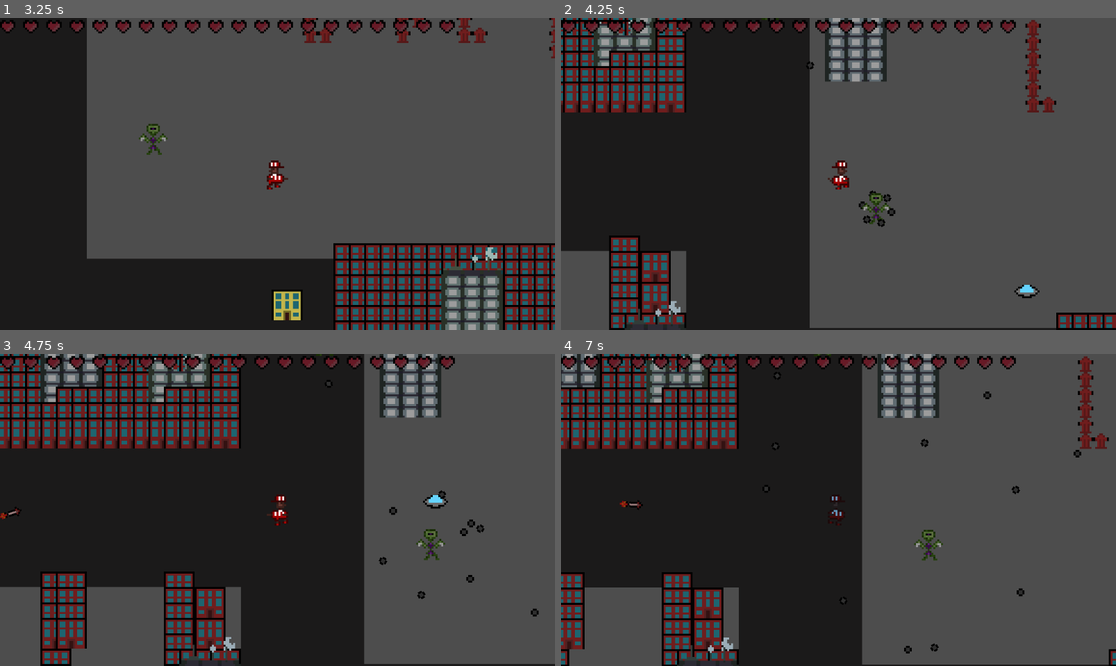
Above: before the commit, frames 1-4 (two rows, left to right).
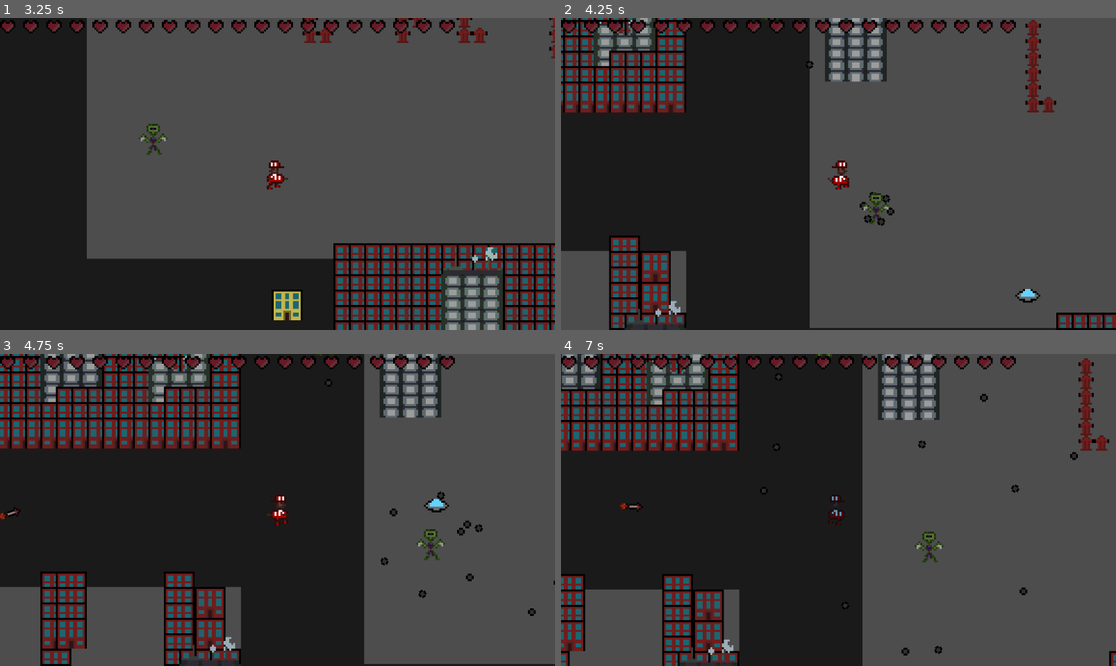
Above: after the commit, the same moments.

Repository: Lila-Kuhlt/Close-Encounters-of-the-Jeff-Kind
Game: Godot game, scene res://scenes/UI/TitleScreen.tscn
The game is run twice, just before and just after one commit, with the same random seed, the same clock (stepped at 60 frames per second) and the same inputs. Before the commit the project starts from res://scenes/World.tscn.
Inputs:
- Up to frame 1 (3.25 s): tap Enter at 0.5 s; hold D (right) 0.53-1.28 s; hold S (down) 1.28-2.03 s; hold D (right) 2.03-2.78 s; hold W (up) from 2.78 s (still down)
- Up to frame 2 (4.25 s): release W (up) at 3.53 s; hold A (left) from 3.53 s (still down)
- Up to frame 3 (4.75 s): keep holding A (left)
- Up to frame 4 (7 s): release A (left) at 5.03 s; hold S (down) 5.03-5.78 s; hold D (right) 5.78-6.53 s; hold W (up) from 6.53 s (still down)

Frame 1 is identical in both runs. In frame 2, 0.3% of the frame differs, in the area x 37-87%, y 0-92%; in frame 3, 0.4%; in frame 4, 9.1%, in the area x 0-100%, y 0-100%.

Commit message:
Change main scene

Diff:
--- a/godot/project.godot
+++ b/godot/project.godot
@@ -11,7 +11,7 @@
 [application]
 
 config/name="Ludum Dare 53 (untitled)"
-run/main_scene="res://scenes/World.tscn"
+run/main_scene="res://scenes/UI/TitleScreen.tscn"
 config/features=PackedStringArray("4.0", "Forward Plus")
 config/icon="res://icon.svg"
 
